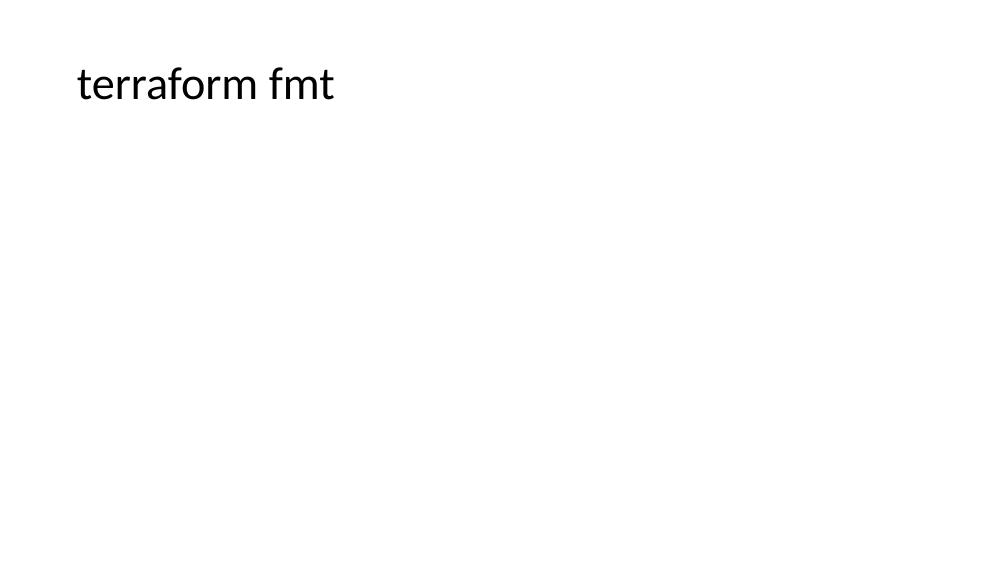
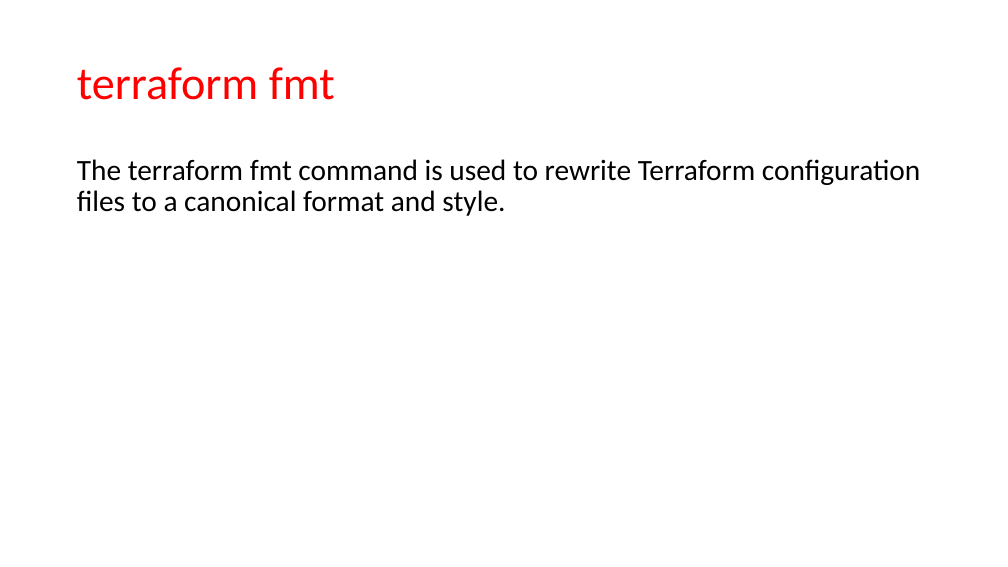
Before and after one commit to JanbaskDevops/Batch1, a slide deck: slide 5 of MyLearnings/Terraform Packer and Golden Image/PPT for Class/Class5- Terraform architecture.pptx (slide 2 before the commit). Drawn at 1008x567 pixels with LibreOffice and Linux fonts; fonts in the diff are those of the drawing. Boxes give left, top, right and bottom in pixels: in the first picture for what was removed or moved away, otherwise in the second. Text is boxed around its words. In the diff, an @@ line names an element or a change of style, - is before the commit and + after.

```diff
--- a/MyLearnings/Terraform Packer and Golden Image/PPT for Class/Class5- Terraform architecture.pptx
+++ b/MyLearnings/Terraform Packer and Golden Image/PPT for Class/Class5- Terraform architecture.pptx
@@ title "terraform fmt" at [77, 67, 335, 100]: text colour #000000 to #FF0000 @@
@@ text added at [77, 159, 920, 216], 28 pt, text #000000 @@
+The terraform fmt command is used to rewrite Terraform configuration files to a canonical format and style.
```
Also in this commit, not shown: 5 other slides changed, 8 slides added, 1 slide removed, 20 other files.
